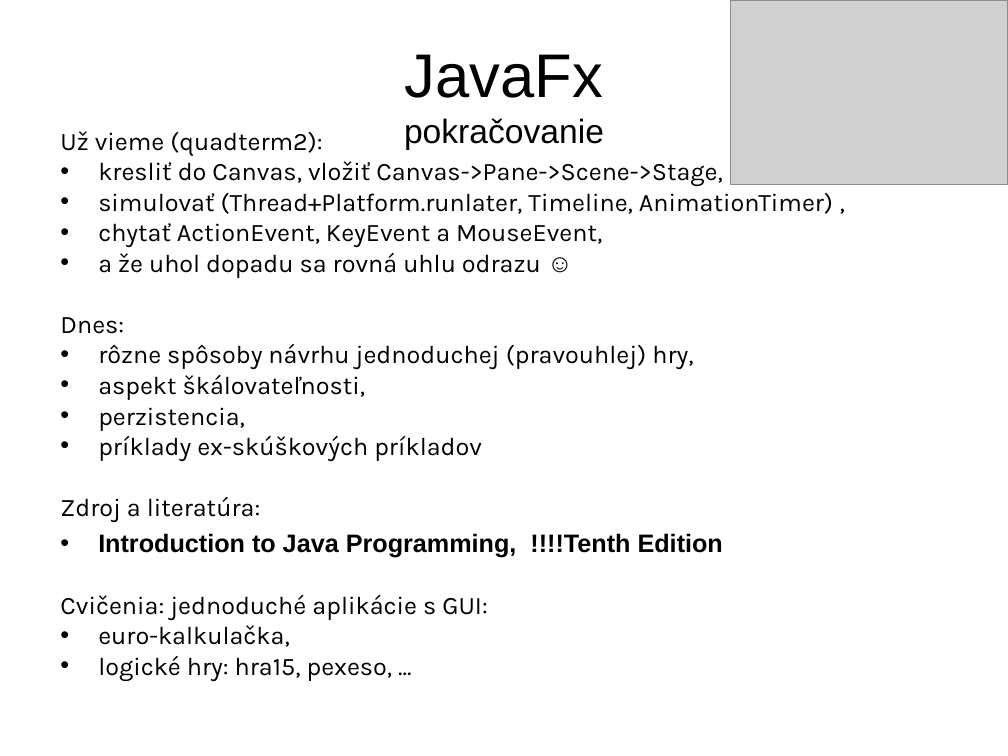
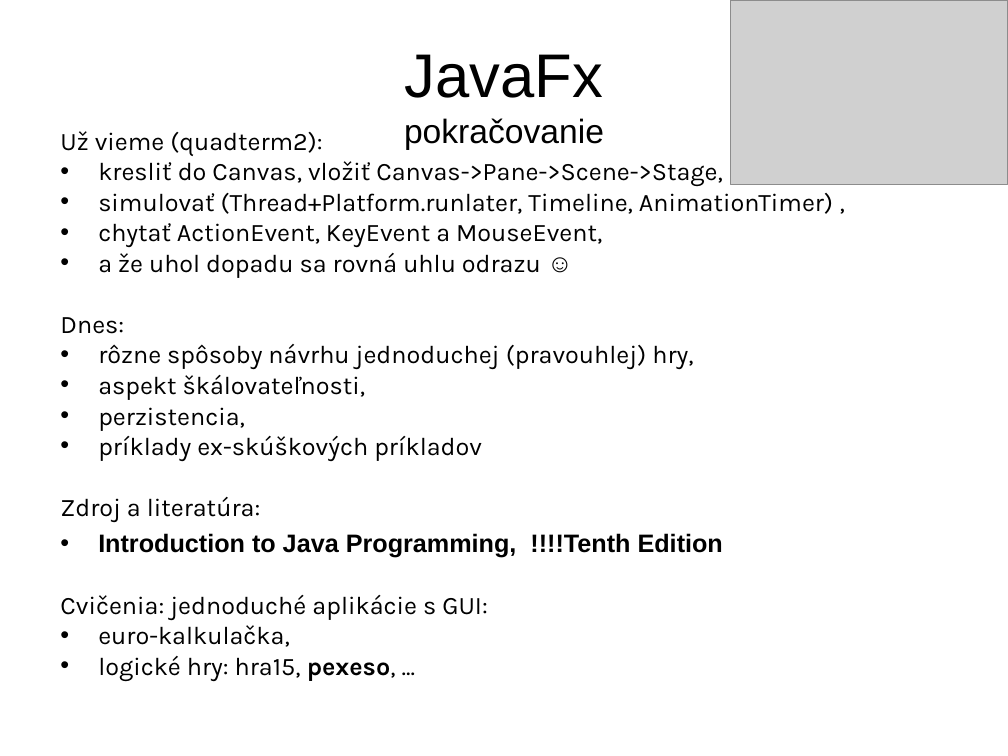
Before and after one commit to Programovanie4/Prednasky, a slide deck: slide 1 of 11/11_java.ppt. Drawn at 1008x756 pixels with LibreOffice and Linux fonts; fonts in the diff are those of the drawing; grey boxes stand for pictures. Boxes give left, top, right and bottom in pixels: in the first picture for what was removed or moved away, otherwise in the second. Text is boxed around its words. In the diff, an @@ line names an element or a change of style, - is before the commit and + after.

```diff
--- a/11/11_java.ppt
+++ b/11/11_java.ppt
@@ text at [98, 656, 396, 681]: bold on in "pexeso," @@
```
Also in this commit, not shown: 1 slide added, 1 slide removed, 5 other files.
